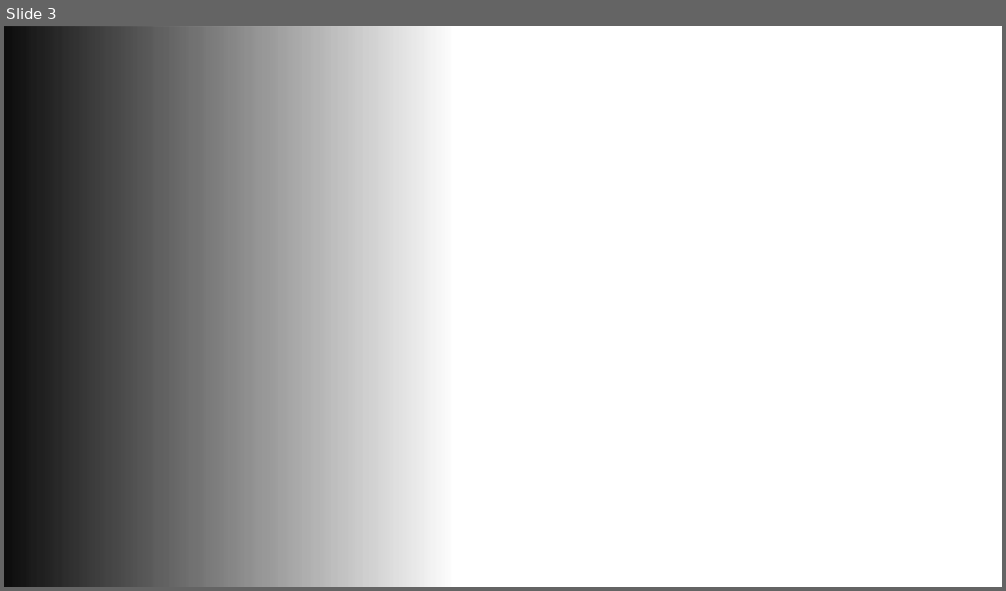
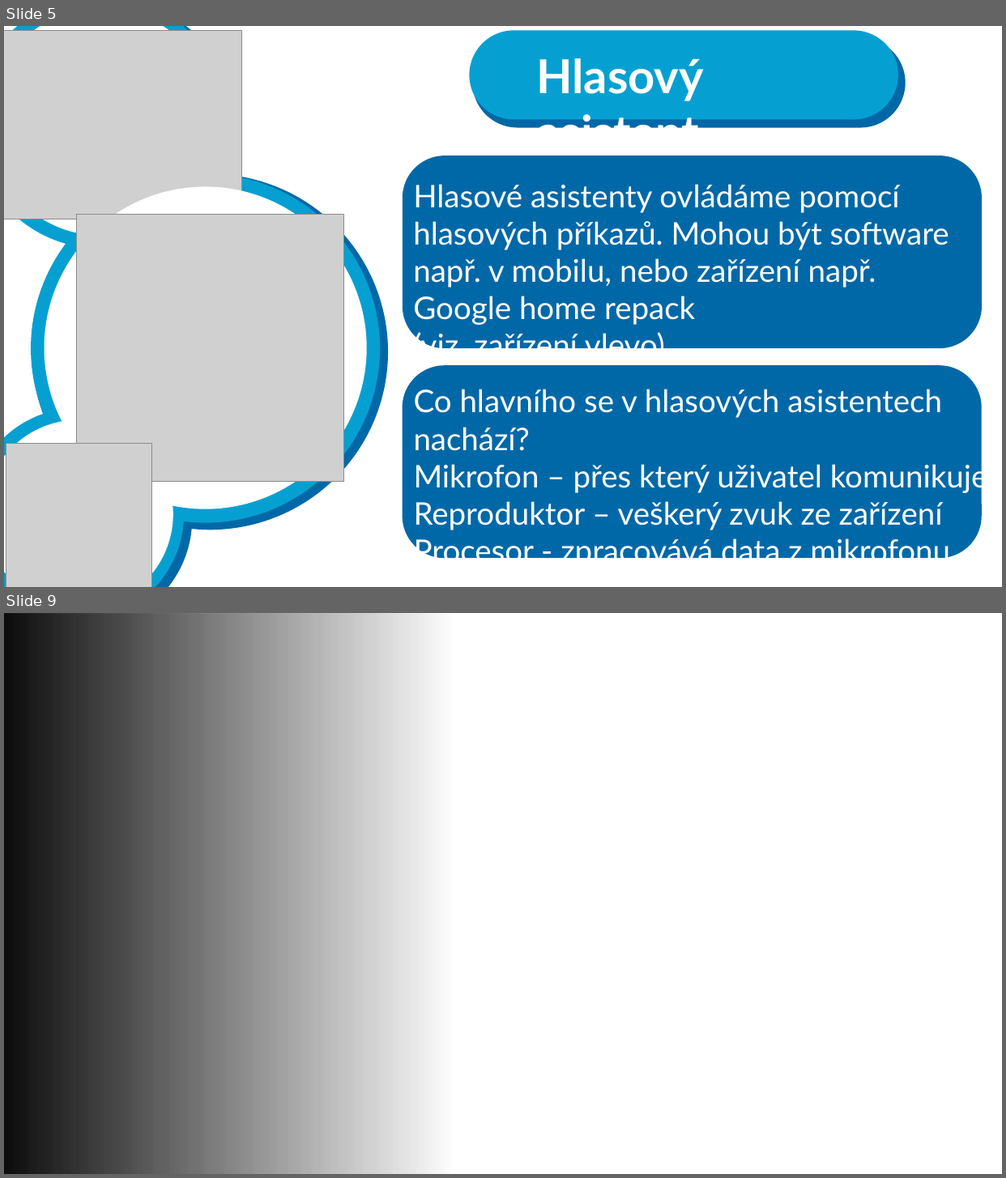
Before and after one commit to Lpavek/chytradomacnost, a slide deck: Chytrá domácnost prezentace.pptx. Shown one above the other, each under a label of ours: slide 3 before the commit, slides 5 and 9 after it; the slides between them are not shown. The pictures are 1006x591 and 1006x1178 pixels, drawn with LibreOffice and Linux fonts; fonts in the diff are those of the drawing; grey boxes stand for pictures; background and template pictures are left out. Boxes give left, top, right and bottom in pixels: in the first picture for what was removed or moved away, otherwise in the second. Text is boxed around its words. In the diff, an @@ line names an element or a change of style, - is before the commit and + after.

Commit message:
smart home 1

```diff
--- a/Chytrá domácnost prezentace.pptx
+++ b/Chytrá domácnost prezentace.pptx
@@ slide 5 added at [4, 26, 1002, 587], background #FFFFFF @@
@@ ellipse added at [4, 26, 236, 249], fill #0168A7 @@
@@ ellipse added at [4, 26, 227, 249], fill #05A0D1 @@
@@ ellipse added at [4, 26, 215, 236], fill #FFFFFF @@
@@ picture added at [4, 31, 242, 219] @@
@@ rounded rectangle added at [470, 31, 898, 120], fill #05A0D1 @@
@@ rounded rectangle added at [473, 38, 906, 128], fill #0168A7 @@
@@ text added at [537, 58, 704, 157], 45 pt, text #FFFFFF, bold @@
+Hlasový asistent
@@ rounded rectangle added at [403, 156, 982, 348], fill #0168A7 @@
@@ ellipse added at [31, 174, 380, 523], fill #05A0D1 @@
@@ ellipse added at [32, 174, 388, 531], fill #0168A7 @@
@@ ellipse added at [44, 187, 367, 510], fill #FFFFFF @@
@@ text added at [413, 184, 949, 348], 30 pt, text #FFFFFF @@
+Hlasové asistenty ovládáme pomocí hlasových příkazů. Mohou být software např. v mobilu, nebo zařízení např. Google home repack
+(viz. zařízení vlevo)
@@ picture added at [77, 215, 344, 482] @@
@@ rounded rectangle added at [403, 366, 982, 559], fill #0168A7 @@
@@ text added at [414, 389, 988, 569], 30 pt, text #FFFFFF @@
+Co hlavního se v hlasových asistentech nachází?
+Mikrofon – přes který uživatel komunikuje
+Reproduktor – veškerý zvuk ze zařízení
+Procesor - zpracovává data z mikrofonu
@@ ellipse added at [4, 408, 192, 587], fill #0168A7 @@
@@ ellipse added at [4, 408, 184, 587], fill #05A0D1 @@
@@ ellipse added at [4, 420, 173, 587], fill #FFFFFF @@
@@ picture added at [6, 444, 152, 587] @@
@@ what was slide 3 is now slide 9 @@
```
Also in this commit, not shown: 7 other slides added, 1 slide removed.
